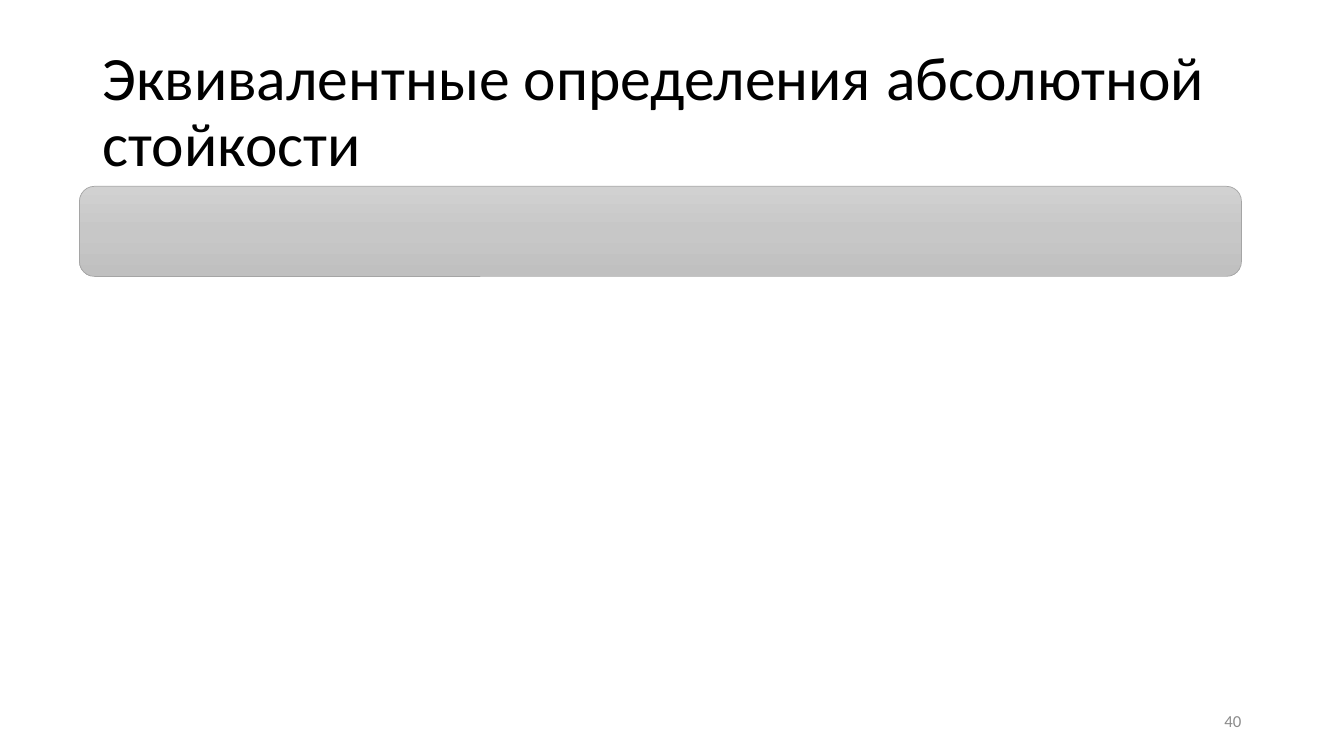
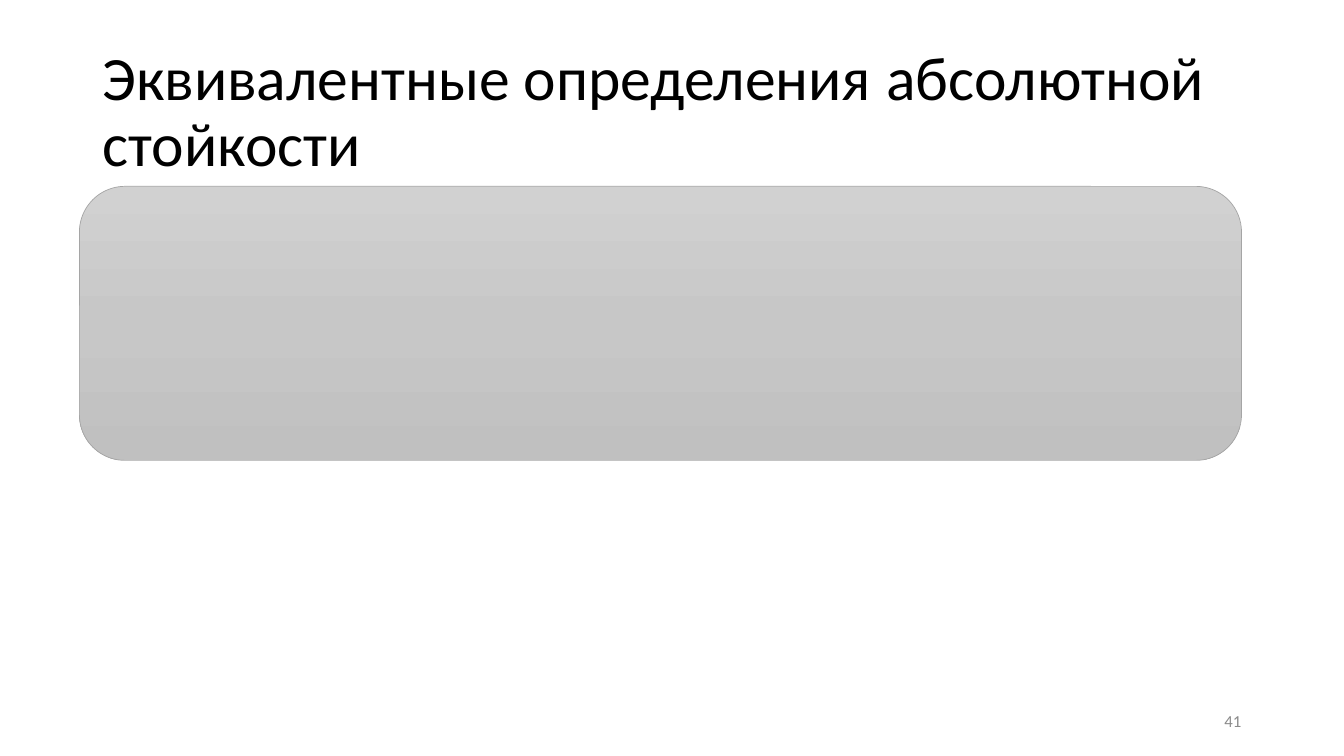
Before and after one commit to CryptoCourse/CryptoLectures, a slide deck: slide 41 of Lectures/Lecture1.pptx (slide 40 before the commit). Drawn at 1344x756 pixels with LibreOffice and Linux fonts; fonts in the diff are those of the drawing; grey boxes stand for pictures. Boxes give left, top, right and bottom in pixels: in the first picture for what was removed or moved away, otherwise in the second. Text is boxed around its words. In the diff, an @@ line names an element or a change of style, - is before the commit and + after.

```diff
--- a/Lectures/Lecture1.pptx
+++ b/Lectures/Lecture1.pptx
@@ rounded rectangle: place and size @@
-rounded rectangle at bbox=[80, 187, 1242, 276]
+rounded rectangle at bbox=[80, 187, 1242, 461]
@@ page number at bbox=[1224, 716, 1241, 727]: text changed @@
-40
+41
```
Also in this commit, not shown: 3 other slides changed, 3 slides added, 18 slides removed, 1 other file.
